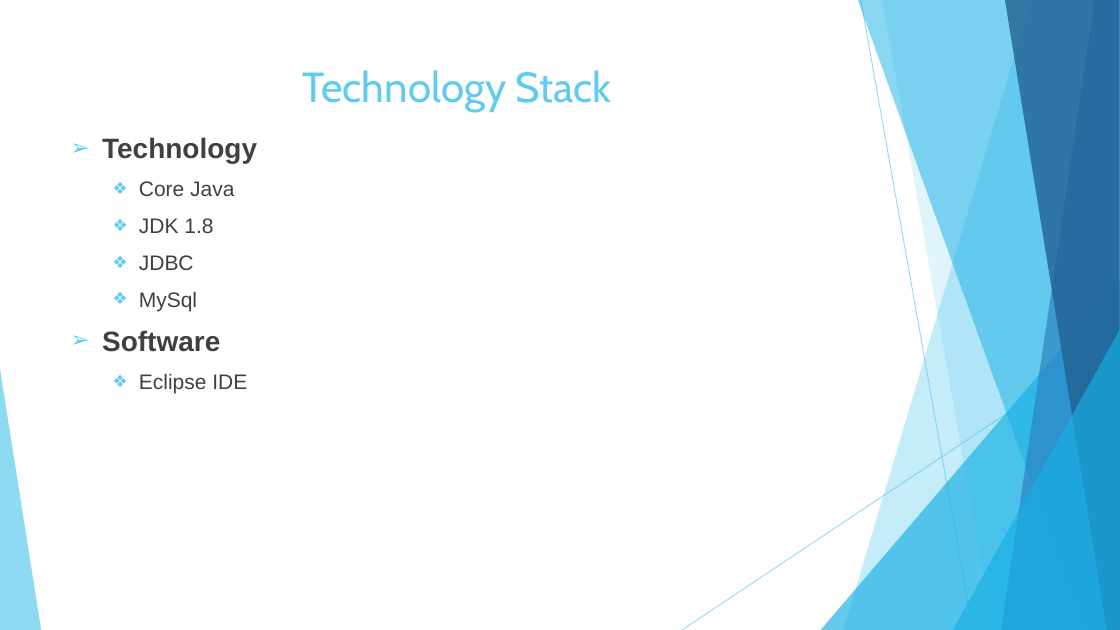
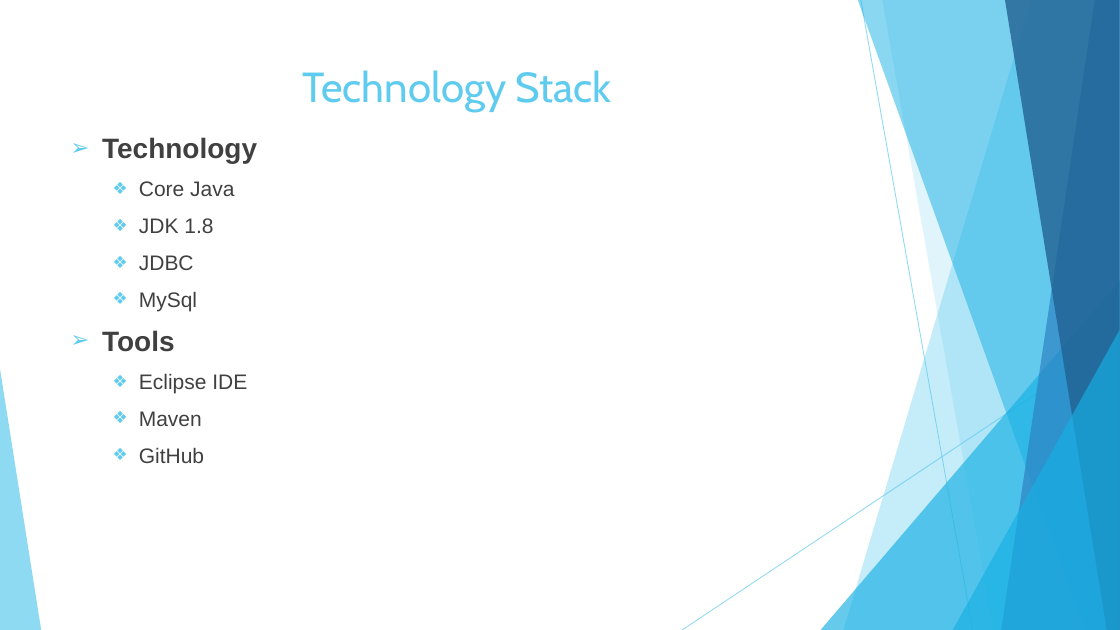
Before and after one commit to khandareswapnil/AirLinePricingModel, a slide deck: slide 7 of Photos/PPT.pptx (slide 6 before the commit). Drawn at 1120x630 pixels with LibreOffice and Linux fonts; fonts in the diff are those of the drawing. Boxes give left, top, right and bottom in pixels: in the first picture for what was removed or moved away, otherwise in the second. Text is boxed around its words. In the diff, an @@ line names an element or a change of style, - is before the commit and + after.

```diff
--- a/Photos/PPT.pptx
+++ b/Photos/PPT.pptx
@@ text at (x1=102, y1=330, x2=175, y2=352): text changed @@
-➢ Software
+➢ Tools
@@ text at (x1=139, y1=411, x2=204, y2=463): paragraphs added @@
+  ❖ Maven
+  ❖ GitHub
```
Also in this commit, not shown: 1 other slide changed, 5 slides added, 1 slide removed, 11 other files.
